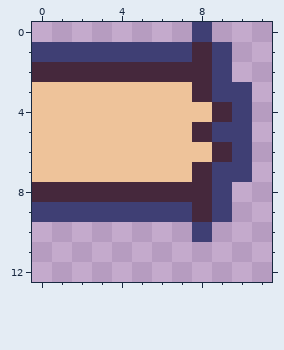
Pixel-art file, stored at gfx/battle/attackbar_end.aseprite. The picture above is the old version.
16x16 pixels, 1 frame. Shown: x 0..11, y 0..12.
After:
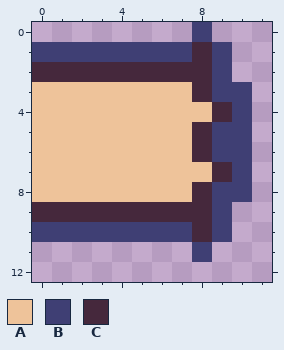
Palette (. is transparent): A #eec39a  B #3f3f74  C #45283c
The edit:
y 6: x 8..9 AC -> CB
y 7: x 8..9 CB -> AC
y 8: x 0..7 CCCCCCCC -> AAAAAAAA; x 10 . -> B
y 9: x 0..7 BBBBBBBB -> CCCCCCCC
y 10: x 0..9 ........B. -> BBBBBBBBCB
y 11: x 8 . -> B
Boxes around the changes in both pictures, in picture pixels (x1, y1, x2, y2):
changed: (32, 142, 252, 262)
